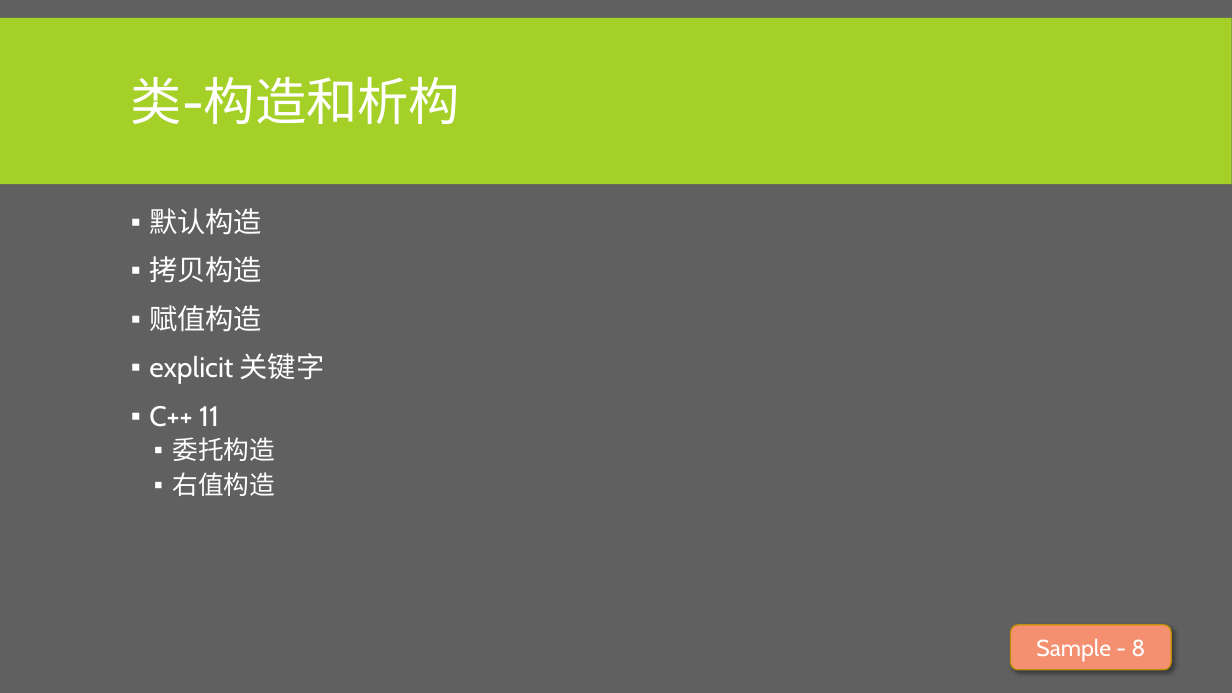
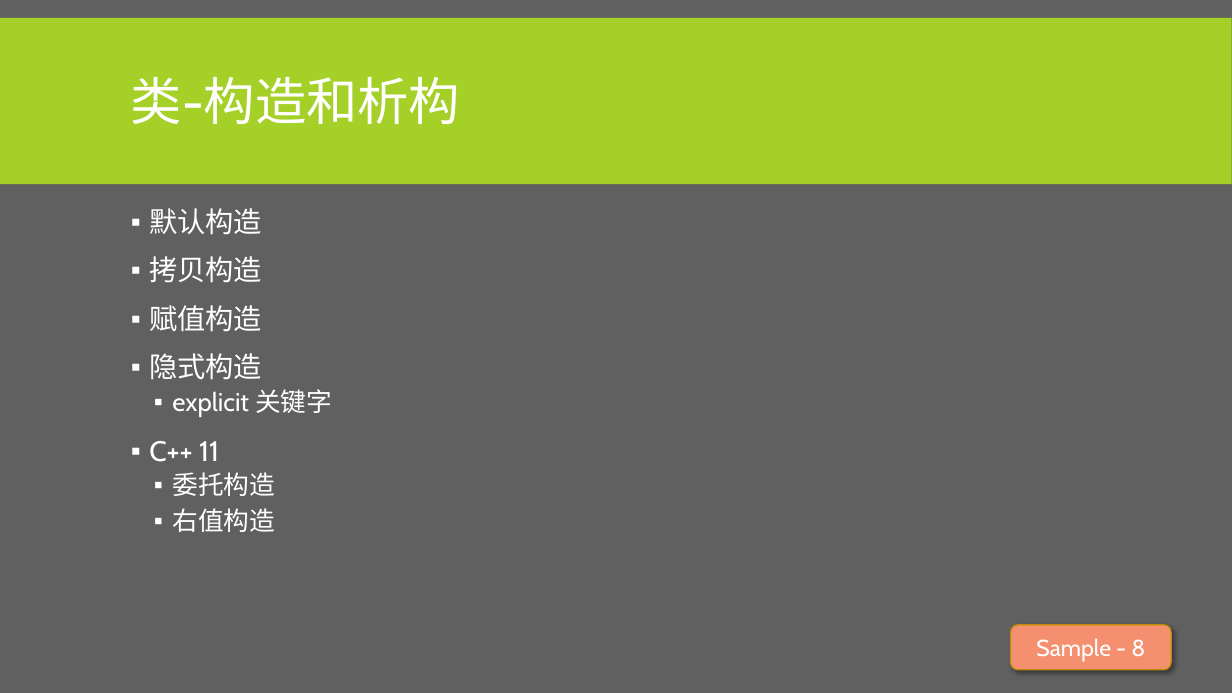
Before and after one commit to albertclass/Lessons, a slide deck: slide 29 of advance c++/courseware.pptx. Drawn at 1232x693 pixels with LibreOffice and Linux fonts; fonts in the diff are those of the drawing. Boxes give left, top, right and bottom in pixels: in the first picture for what was removed or moved away, otherwise in the second. Text is boxed around its words. In the diff, an @@ line names an element or a change of style, - is before the commit and + after.

```diff
--- a/advance c++/courseware.pptx
+++ b/advance c++/courseware.pptx
@@ text at <box>149,353,262,379</box>: paragraph added @@
+▪ 隐式构造
@@ text at <box>172,389,332,416</box>: size 22 to 20 pt in "explicit 关键字"; list level 1 to 2 in "explicit 关键字" @@
```
Also in this commit, not shown: 5 other slides changed, 7 slides added, 1 slide removed, 19 other files.
